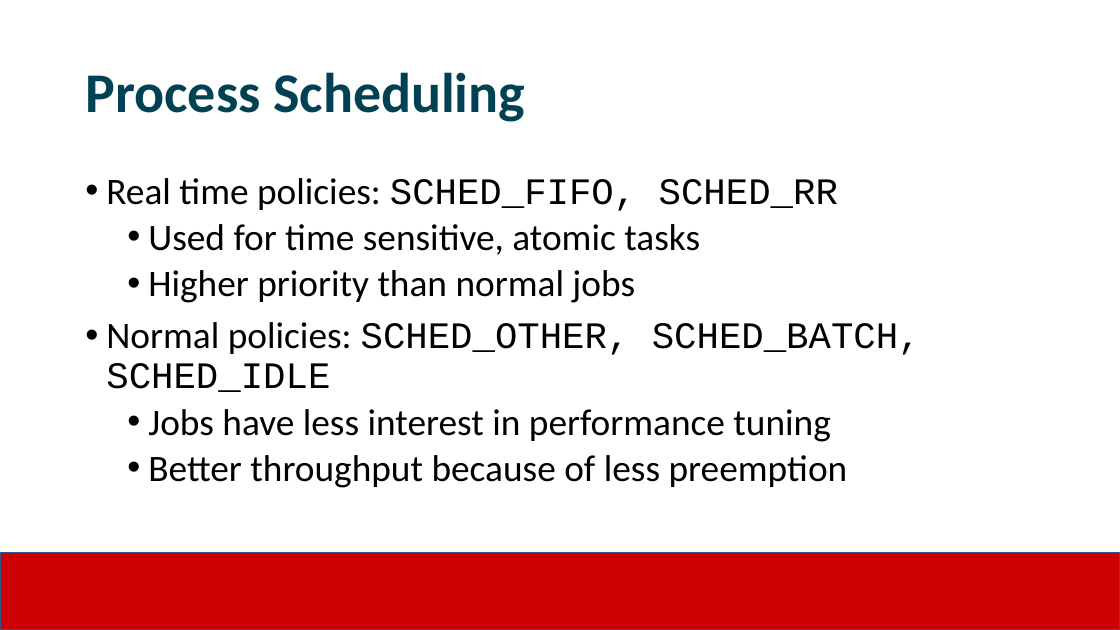
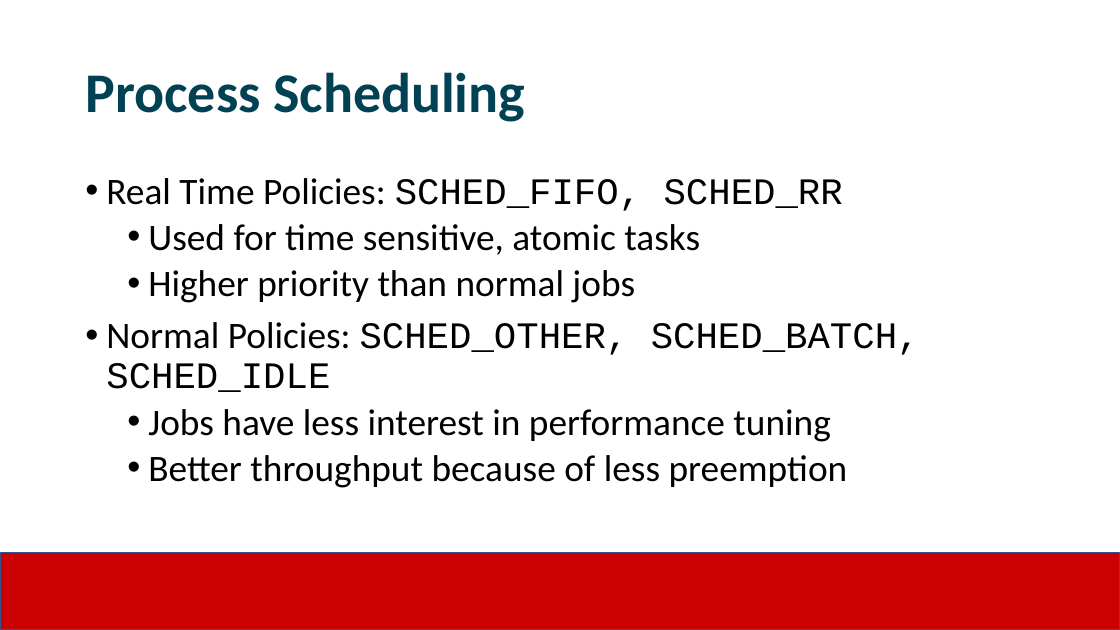
Before and after one commit to JimmyJHickey/Rambunctious-Homunculi, a slide deck: slide 5 of reports/RedHat_Presentation.pptx. Drawn at 1120x630 pixels with LibreOffice and Linux fonts; fonts in the diff are those of the drawing; background and template pictures are left out. Boxes give left, top, right and bottom in pixels: in the first picture for what was removed or moved away, otherwise in the second. Text is boxed around its words. In the diff, an @@ line names an element or a change of style, - is before the commit and + after.

```diff
--- a/reports/RedHat_Presentation.pptx
+++ b/reports/RedHat_Presentation.pptx
@@ text at (106,178,843,211): text changed @@
-• Real time policies: SCHED_FIFO, SCHED_RR
+• Real Time Policies: SCHED_FIFO, SCHED_RR
@@ text at (106,322,920,392): text changed @@
-• Normal policies: SCHED_OTHER, SCHED_BATCH, SCHED_IDLE
+• Normal Policies: SCHED_OTHER, SCHED_BATCH, SCHED_IDLE
```
Also in this commit, not shown: 1 other slide changed.
